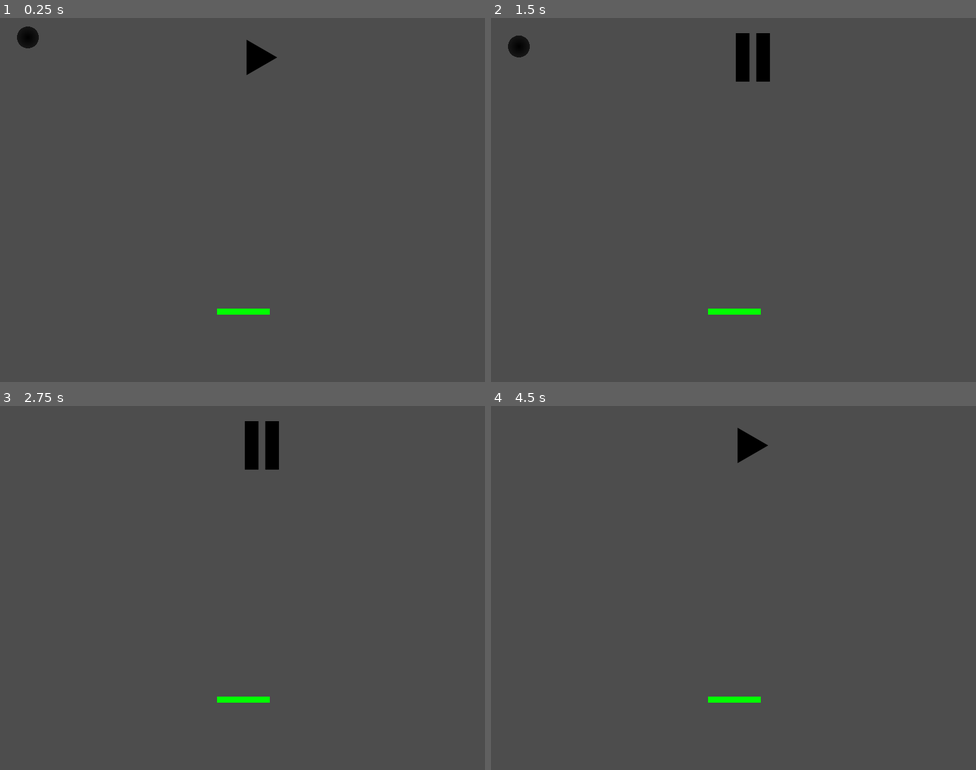
Above: before the commit, frames 1-4 (two rows, left to right).
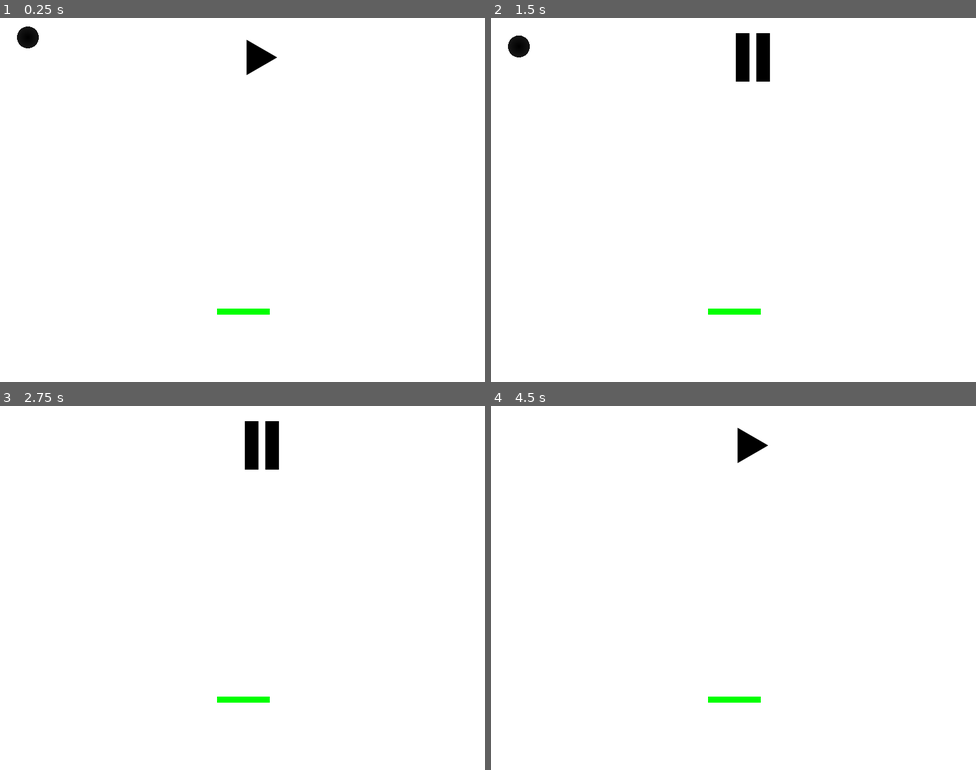
Above: after the commit, the same moments.

Repository: trizko/Papyrus
Game: Godot game, scene res://scenes/levels/level-01-01.tscn
Two runs of this game, one before a commit and one after it. Both use one fixed random seed, a clock stepped at 60 frames per second and the inputs below.
Inputs (mouse positions are in pixels of both pictures, inside the frame that each line leads up to):
- Up to frame 1 (0.25 s): no input
- Up to frame 2 (1.5 s): tap Enter at 0.5 s; move the mouse to (840, 181) at 0.52 s; click (840, 181) at 0.67 s; click (752, 58) at 1.25 s
- Up to frame 3 (2.75 s): move the mouse to (145, 606) at 2.02 s; click (145, 606) at 2.17 s
- Up to frame 4 (4.5 s): tap Space at 2.75, 4.25 s; move the mouse to (782, 507) at 2.77 s; click (782, 507) at 2.92 s; tap Enter at 3.5 s; move the mouse to (709, 660) at 3.52 s; click (709, 660) at 3.67 s; move the mouse to (879, 642) at 4.27 s; click (879, 642) at 4.42 s

The runs differ from the first frame. In frame 1, 99% of the frame differs, in the area x 0-100%, y 0-100%; in frame 2, 99%; in frame 3, 99%; in frame 4, 100%.

Commit message:
Set default line color to black

Diff:
--- a/godot/Papyrus/scenes/levels/level-01-01.tscn
+++ b/godot/Papyrus/scenes/levels/level-01-01.tscn
@@ -9,7 +9,6 @@
 script = ExtResource("1_j26vg")
 
 [node name="Background" type="ColorRect" parent="."]
-visible = false
 offset_right = 800.0
 offset_bottom = 600.0
 mouse_filter = 2
--- a/godot/Papyrus/scripts/line.gd
+++ b/godot/Papyrus/scripts/line.gd
@@ -9,6 +9,7 @@
 func _ready():
 	line = $Line2D
 	line.width = 4
+	line.set_default_color(Color.BLACK)
 	collision_shape = $CollisionPolygon2D
 	collision_shape.build_mode = CollisionPolygon2D.BUILD_SOLIDS
 
